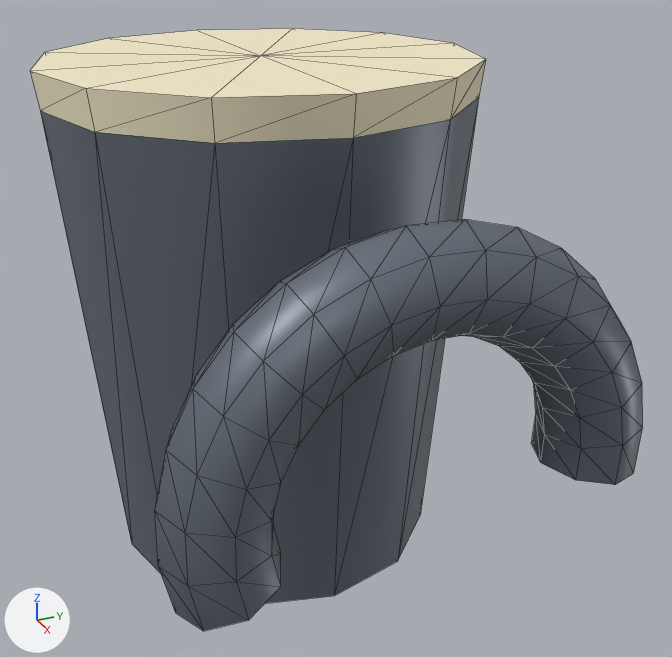
Two versions of the glTF model public/assets/presets/glass.glb, one commit apart.
One viewpoint serves both versions: a camera (50 mm lens) standing at (0.395, -0.142, 0.296) and looking at (0.043, 0.017, 0.12). The lights are fixed; the arrows at lower left show +X, +Y and +Z. The older version comes first. Mesh edges are drawn as thin lines. Where no turn or scale is listed for an object, it has been applied to the vertices.
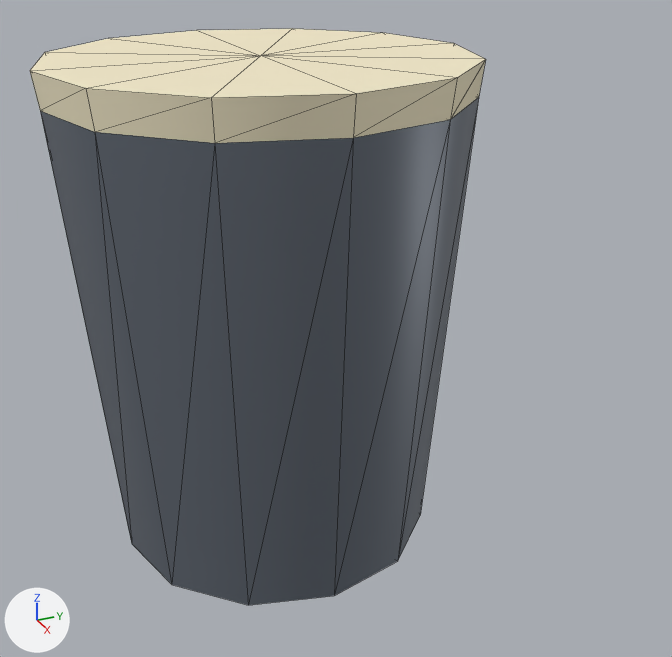
Changed parts and their boxes [x1, y1, x2, y2] in the pictures (672 x 657 px):
'Mesh_2', deleted
    before: [154, 219, 643, 631]

Edits to the bpy script that builds the scene:
```text
Remove ob_mesh_2:
    ob_mesh_2 = bpy.data.objects.new('Mesh_2', me_mesh_2)
    ob_mesh_2.location = (0.15, 0.0, 0.11)
```
